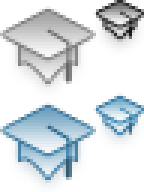
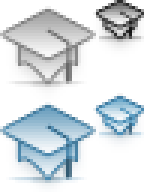
Revision of a layered 144 × 192 image; what changed, layer by layer:
painted on "Bottom" over [left=18, top=48, right=48, bottom=81]
added layer "Shadow" (1st of 4, in "Fresh Scheme" › "Gray Large") (40%) in group "Gray Large" over [left=6, top=81, right=87, bottom=87]
added layer "Shadow" (2nd of 4, in "Fresh Scheme" › "Gray Small") (40%) in group "Gray Small" over [left=99, top=36, right=144, bottom=42]
painted on "Bottom copy" over [left=18, top=144, right=48, bottom=177]
added layer "Shadow" (3rd of 4, in "Classic Scheme" › "Blue Large") (40%) in group "Blue Large" over [left=6, top=177, right=87, bottom=183]
added layer "Shadow" (4th of 4, in "Classic Scheme" › "Blue Small") (40%) in group "Blue Small" over [left=99, top=132, right=144, bottom=138]
